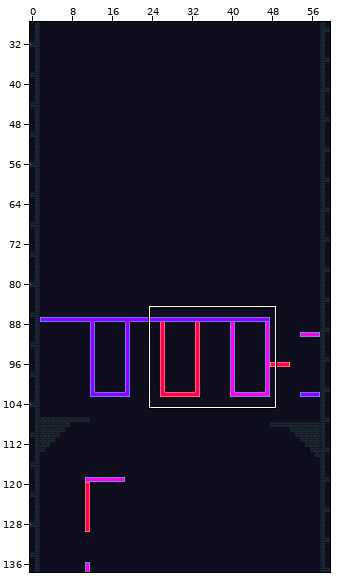
Tiled map -- assets/tiles/tilemap.tmx. The first picture is a wide view before the edit; the outline marks the close-up.
Close-up. Before the commit:
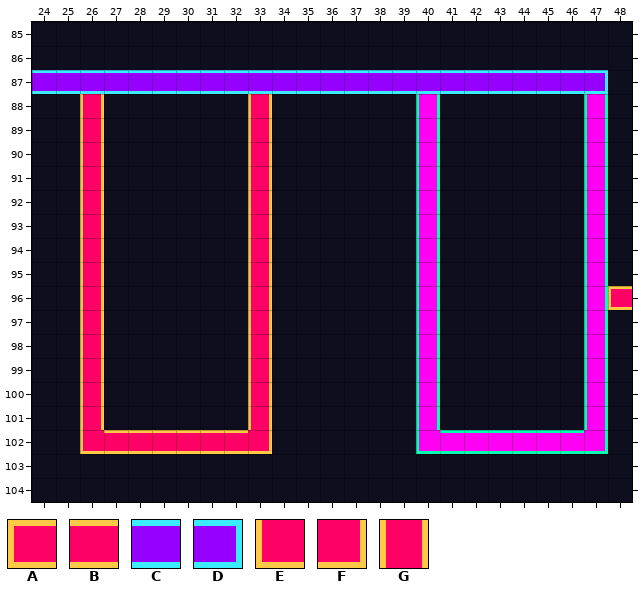
Cells are 8x8 px. Shown: x 24..48, y 85..104. The commit also changed other parts of the map, which this record leaves out.
Key: from "tileset": A 8, B 9, C 31, D 33, E 328, F 331, G 704.
_ is an empty cell, # one hidden under a higher layer.
Layers that did not change in this view are not listed.
Layer "Sunset" before, first column x 24:
 85 _________________________
 86 _________________________
 87 ########################_
 88 __G______G_______________
 89 __G______G_______________
 90 __G______G_______________
 91 __G______G_______________
 92 __G______G_______________
 93 __G______G_______________
 94 __G______G_______________
 95 __G______G_______________
 96 __G______G______________A
 97 __G______G_______________
 98 __G______G_______________
 99 __G______G_______________
100 __G______G_______________
101 __G______G_______________
102 __EBBBBBBF_______________
103 _________________________
104 _________________________
Layer "Skyway" before, first column x 24:
 85 _________________________
 86 _________________________
 87 CCCCCCCCCCCCCCCCCCCCCCCD_
 88 _________________________
 89 _________________________
 90 _________________________
 91 _________________________
 92 _________________________
 93 _________________________
 94 _________________________
 95 _________________________
 96 _________________________
 97 _________________________
 98 _________________________
 99 _________________________
100 _________________________
101 _________________________
102 _________________________
103 _________________________
104 _________________________
The same view after the edit:
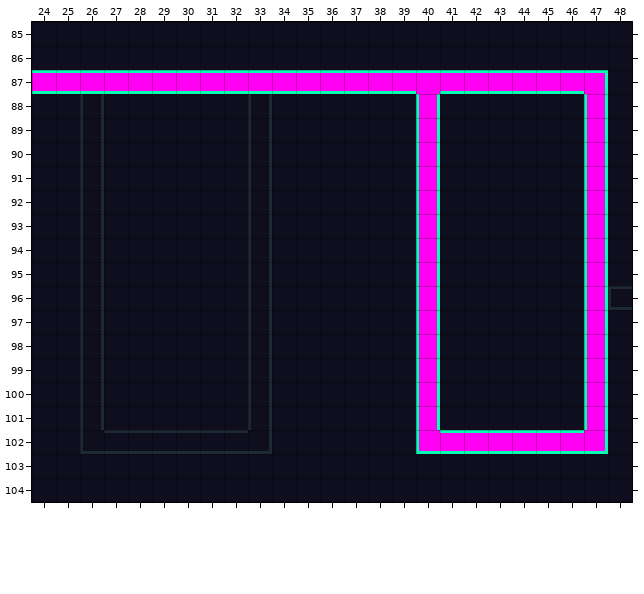
Diff:
Changed rows in their new state; . is an unchanged cell.
Layer "Sunset" (now hidden):
first column x 24:
 87 ________________________.
 88 .._......_...............
 89 .._......_...............
 90 .._......_...............
 91 .._......_...............
 92 .._......_...............
 93 .._......_...............
 94 .._......_...............
 95 .._......_...............
 96 .._......_.............._
 97 .._......_...............
 98 .._......_...............
 99 .._......_...............
100 .._......_...............
101 .._......_...............
102 ..________...............
Layer "Skyway" (now hidden):
first column x 24:
 87 ________________________
Where, in picture pixels (left, top, right, bottom), the same in both close-ups:
removed: (32, 70, 608, 454)
removed: (608, 286, 632, 310)
